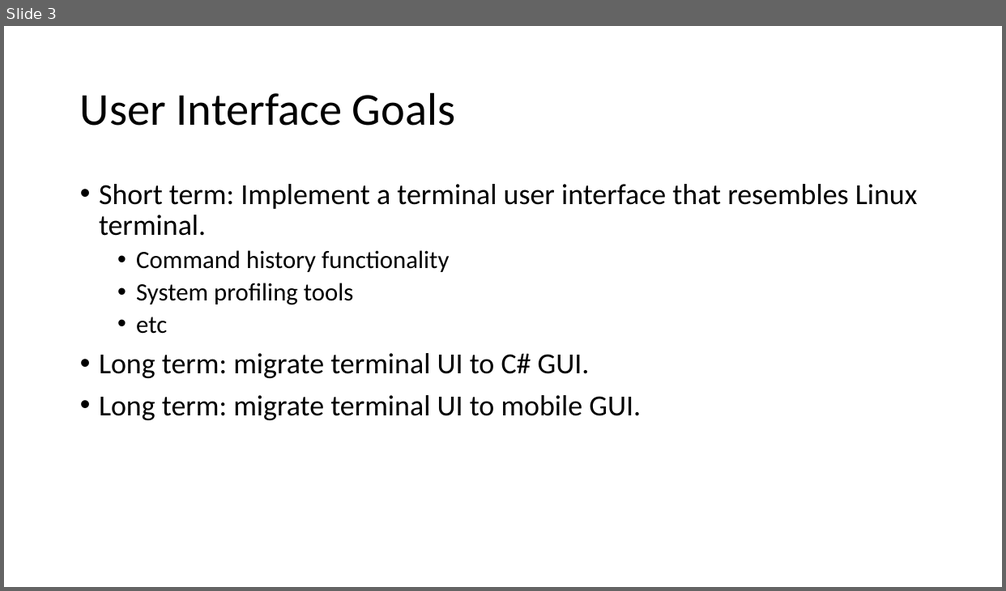
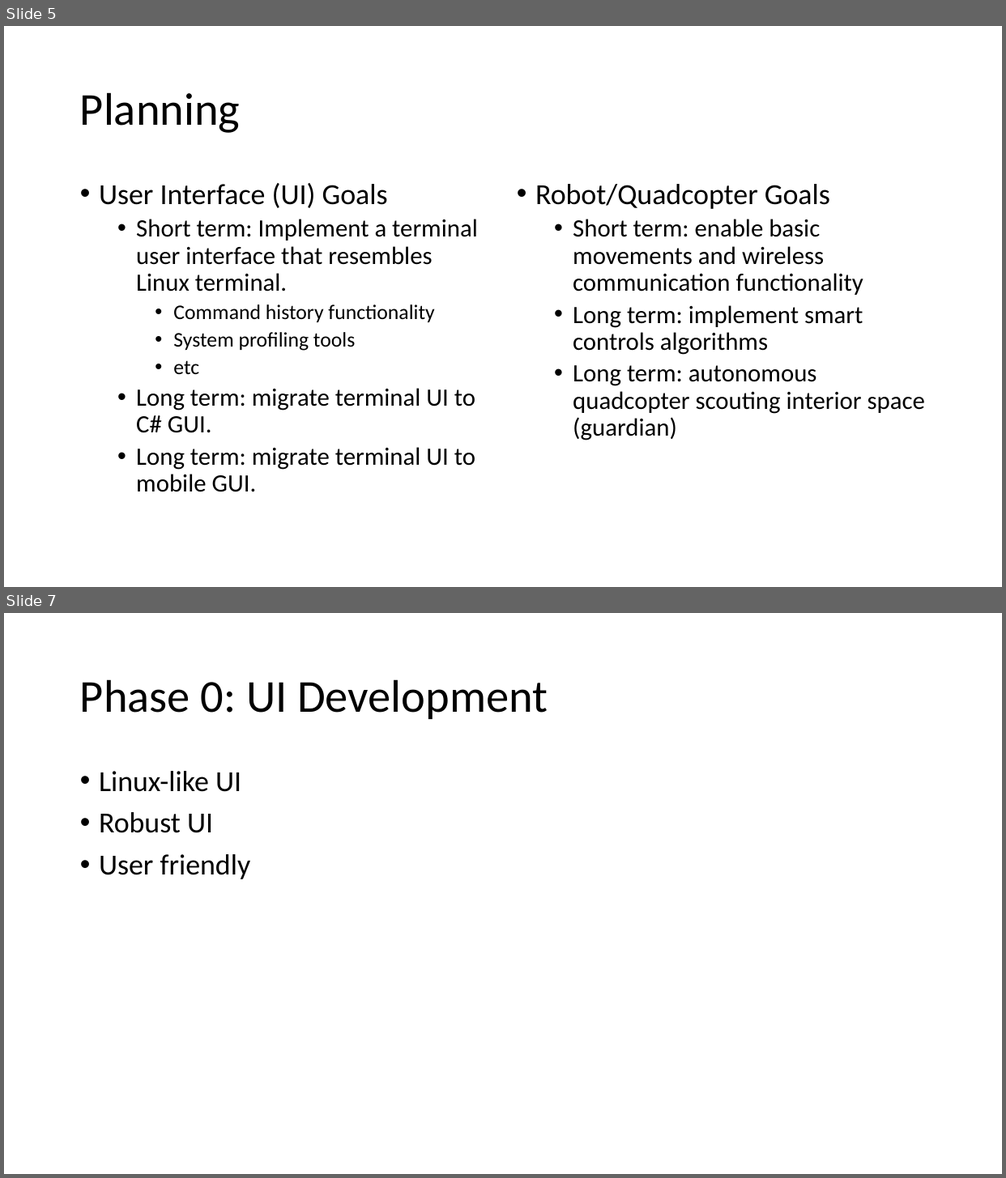
Before and after one commit to kle8309/OS_PROJECT, a slide deck: Resources/Systems Eng/OS PROJECT System Specs.pptx. Shown one above the other, each under a label of ours: slide 3 before the commit, slides 5 and 7 after it; the slides between them are not shown. The pictures are 1006x591 and 1006x1178 pixels, drawn with LibreOffice and Linux fonts; fonts in the diff are those of the drawing. Boxes give left, top, right and bottom in pixels: in the first picture for what was removed or moved away, otherwise in the second. Text is boxed around its words. In the diff, an @@ line names an element or a change of style, - is before the commit and + after.

Commit message:
Updated System Engr ppt

```diff
--- a/Resources/Systems Eng/OS PROJECT System Specs.pptx
+++ b/Resources/Systems Eng/OS PROJECT System Specs.pptx
@@ slide 7 added at <box>4,613,1002,1174</box>, background #FFFFFF @@
@@ title added at <box>80,679,548,719</box>, 44 pt, text #000000 @@
+Phase 0: UI Development
@@ text added at <box>99,771,251,879</box>, 28 pt, text #000000 @@
+• Linux-like UI
+• Robust UI
+• User friendly
@@ what was slide 3 is now slide 5 @@
@@ slide 5 changed as well @@
@@ title at <box>80,92,240,133</box>: text changed @@
-User Interface Goals
+Planning
@@ text at <box>99,183,388,208</box>: paragraph added @@
+• User Interface (UI) Goals
@@ text added at <box>535,184,925,441</box>, 24 pt, text #000000 @@
+• Robot/Quadcopter Goals
+  • Short term: enable basic movements and wireless communication functionality
+  • Long term: implement smart controls algorithms
+  • Long term: autonomous quadcopter scouting interior space (guardian)
@@ text at <box>136,219,478,493</box>: size 28 to 24 pt in "Short term: Implement a terminal user interface ...", "Long term: migrate terminal UI to C# ...", "Long term: migrate terminal UI to mobile ..."; size 24 to 20 pt in "Command history functionality", "System profiling tools", "etc"; list level 1 to 2 in "Short term: Implement a terminal ..."; list level 2 to 3 in "Command history functionality"; list level 2 to 3 in "System profiling tools"; list level 2 to 3 in "etc"; list level 1 to 2 in "Long term: migrate terminal UI ..." @@
```
Also in this commit, not shown: 2 other slides changed, 6 other slides added, 1 other file.
